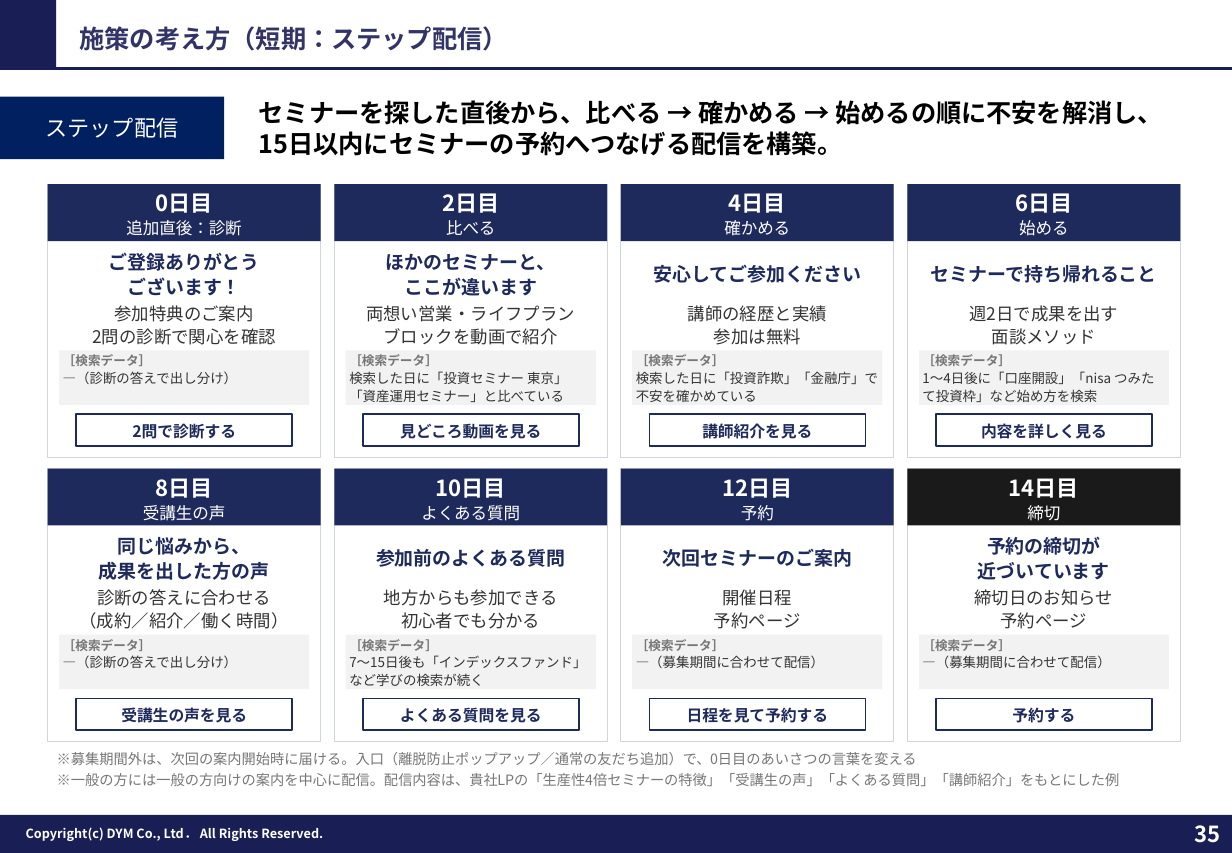
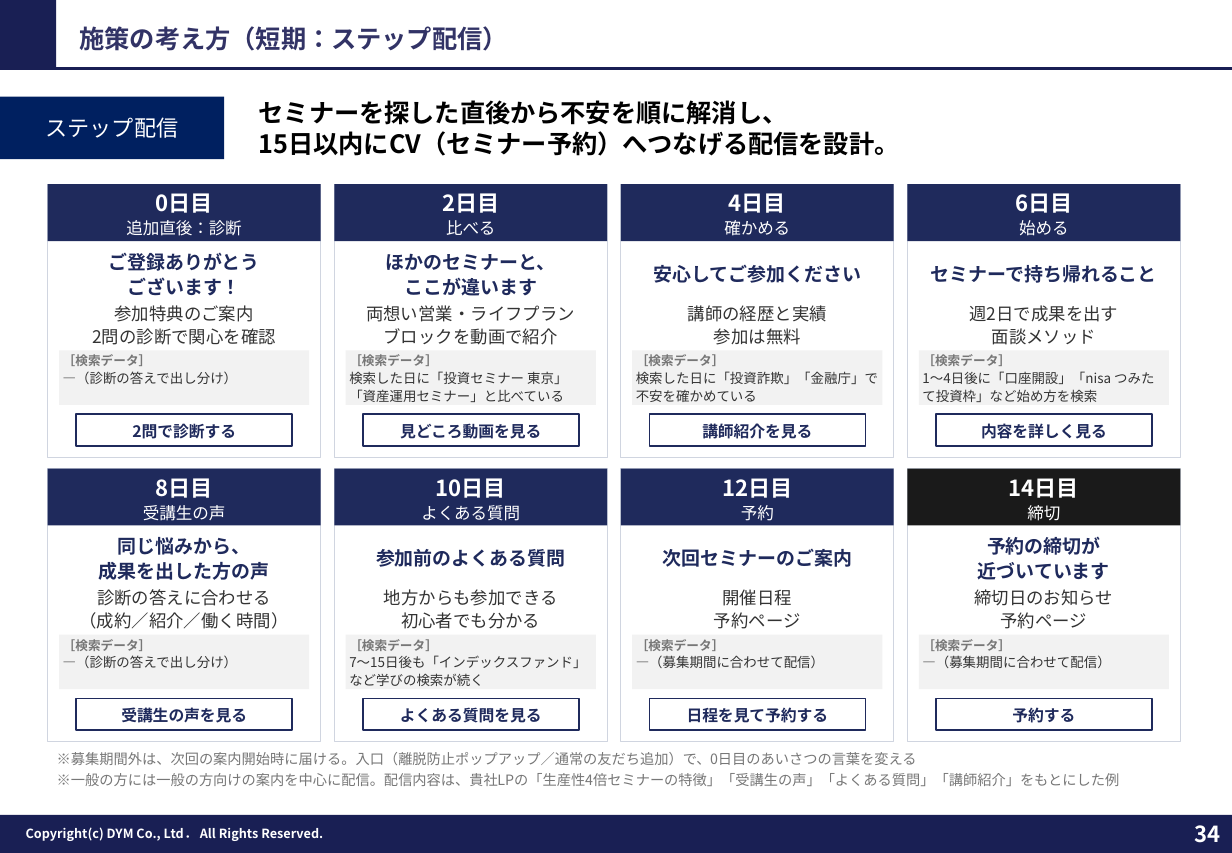
Before and after one commit to tonomura-r-dev/folder, a slide deck: slide 34 of 202610_株式会社すなおコンサルティング御中_LINE公式アカウント運用のご提案_ver7.3.pptx (slide 35 before the commit). Drawn at 1232x853 pixels with LibreOffice and Linux fonts; fonts in the diff are those of the drawing; background and template pictures are left out. Boxes give left, top, right and bottom in pixels: in the first picture for what was removed or moved away, otherwise in the second. Text is boxed around its words. In the diff, an @@ line names an element or a change of style, - is before the commit and + after.

```diff
--- a/202610_株式会社すなおコンサルティング御中_LINE公式アカウント運用のご提案_ver7.3.pptx
+++ b/202610_株式会社すなおコンサルティング御中_LINE公式アカウント運用のご提案_ver7.3.pptx
@@ text at [259,100,900,156]: text changed @@
-セミナーを探した直後から、比べる → 確かめる → 始めるの順に不安を解消し、
-15日以内にセミナーの予約へつなげる配信を構築。
+セミナーを探した直後から不安を順に解消し、
+15日以内にCV（セミナー予約）へつなげる配信を設計。
@@ page number at [1195,825,1221,843]: text changed @@
-35
+34
```
Also in this commit, not shown: 1 other slide changed, 1 other file.
